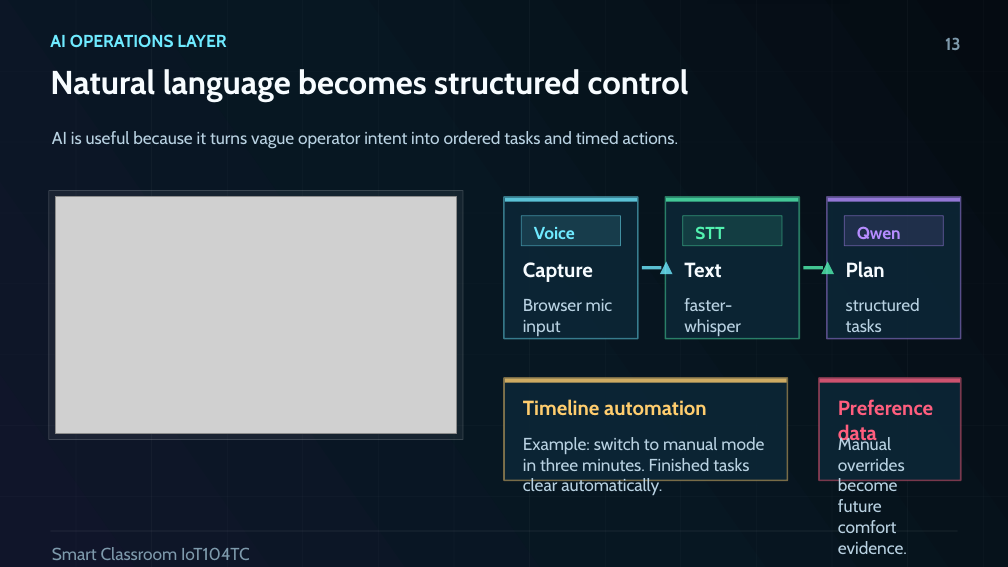
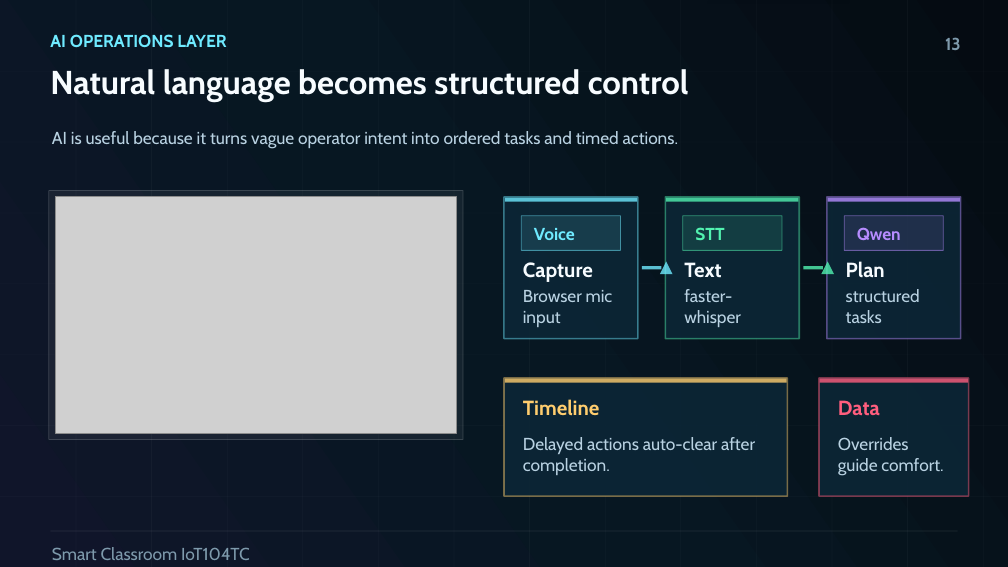
Before and after one commit to 3351666087/desktop-tutorial, a slide deck: slide 13 of docs/presentation/SmartClassroom_IoT104TC_Demo.pptx. Drawn at 1008x567 pixels with LibreOffice and Linux fonts; fonts in the diff are those of the drawing; grey boxes stand for pictures. Boxes give left, top, right and bottom in pixels: in the first picture for what was removed or moved away, otherwise in the second. Text is boxed around its words. In the diff, an @@ line names an element or a change of style, - is before the commit and + after.

Commit message:
Add PPT layout QA to delivery self-check

```diff
--- a/docs/presentation/SmartClassroom_IoT104TC_Demo.pptx
+++ b/docs/presentation/SmartClassroom_IoT104TC_Demo.pptx
@@ rectangle: place and size @@
-rectangle at box(522, 216, 621, 246)
+rectangle at box(522, 216, 621, 250)
@@ rectangle: place and size @@
-rectangle at box(683, 216, 782, 246)
+rectangle at box(683, 216, 782, 250)
@@ rectangle: place and size @@
-rectangle at box(845, 216, 944, 246)
+rectangle at box(845, 216, 944, 250)
@@ text "Browser mic input": place and size @@
-text "Browser mic input" at box(523, 299, 613, 336)
+text "Browser mic input" at box(523, 290, 613, 327)
@@ text "faster-whisper": place and size @@
-text "faster-whisper" at box(684, 298, 741, 336)
+text "faster-whisper" at box(684, 289, 741, 327)
@@ text "structured tasks": place and size @@
-text "structured tasks" at box(846, 298, 920, 332)
+text "structured tasks" at box(846, 289, 920, 323)
@@ rectangle: place and size @@
-rectangle at box(504, 378, 788, 480)
+rectangle at box(504, 378, 788, 496)
@@ rectangle: place and size @@
-rectangle at box(819, 378, 961, 480)
+rectangle at box(819, 378, 969, 496)
@@ rectangle: place and size @@
-rectangle at box(820, 379, 960, 383)
+rectangle at box(820, 379, 968, 383)
@@ text at box(523, 399, 600, 416): text changed @@
-Timeline automation
+Timeline
@@ text at box(838, 400, 880, 416): text changed @@
-Preference data
+Data
@@ text at box(523, 437, 755, 475): text changed @@
-Example: switch to manual mode in three minutes. Finished tasks clear automatically.
+Delayed actions auto-clear after completion.
@@ text at box(838, 437, 943, 476): text changed @@
-Manual overrides become future comfort evidence.
+Overrides guide comfort.
```
Also in this commit, not shown: 15 other slides changed, 18 other files.
